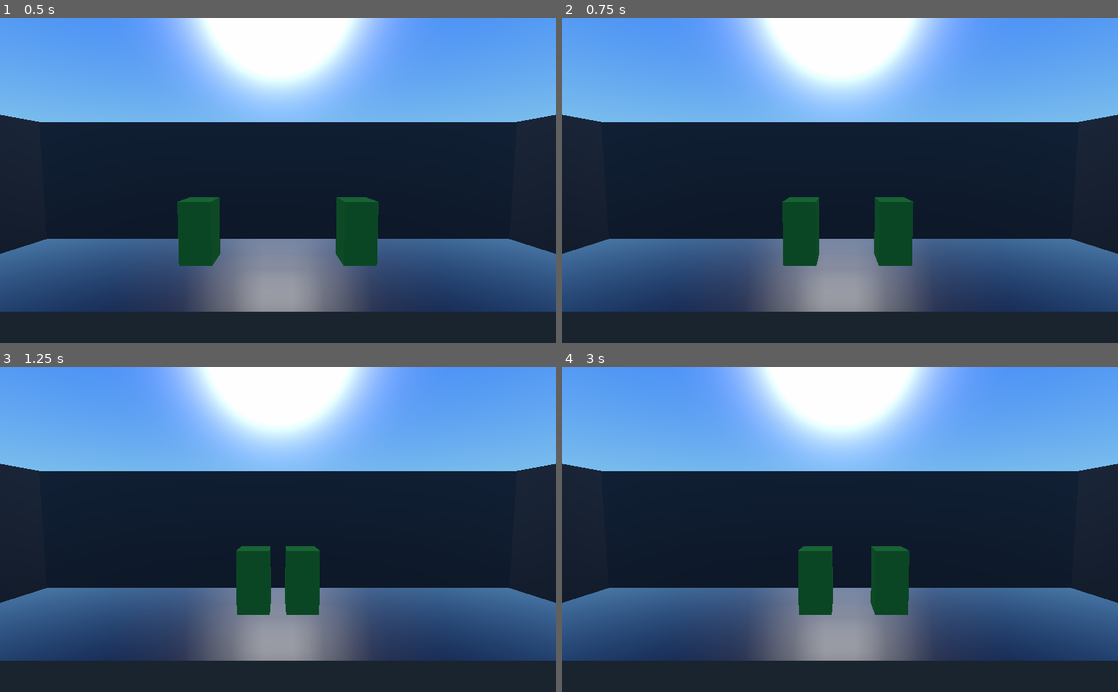
Above: before the commit, frames 1-4 (two rows, left to right).
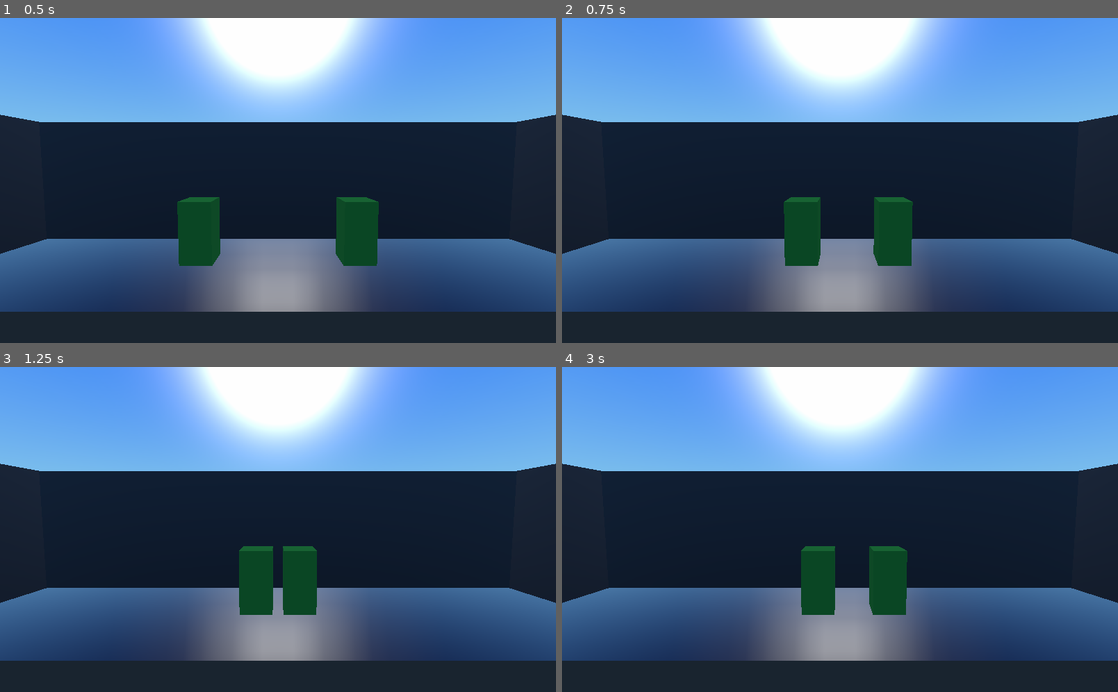
Above: after the commit, the same moments.

Repository: PARGroup/Movement-Test
Game: Godot game, scene res://scenes/Fight.tscn
Two runs of this game, one before a commit and one after it. Both use one fixed random seed, a clock stepped at 60 frames per second and the inputs below.
Inputs:
- Up to frame 1 (0.5 s): no input
- Up to frame 2 (0.75 s): tap Enter at 0.5 s; hold D (player1_move_right) from 0.53 s (still down); tap Left (player2_move_left) at 0.6 s
- Up to frame 3 (1.25 s): keep holding D (player1_move_right); tap Right (player2_move_right) at 0.8 s
- Up to frame 4 (3 s): tap Space at 1.25, 2.75 s; release D (player1_move_right) at 1.28 s; hold A (player1_move_left) 1.28-2.03 s; tap Right (player2_move_right) at 1.35, 2.3, 2.85 s; tap Left (player2_move_left) at 1.55, 2.1 s; tap Enter at 2 s; hold D (player1_move_right) from 2.03 s (still down)

Frame 1 is identical in both runs. In frame 2, 0.2% of the frame differs, in the area x 39-64%, y 55-77%; in frame 3, 0.4%, in the area x 42-58%, y 55-77%; in frame 4, 0.4%.

Commit message:
Cleaned up movement.
- Made state definitions a bit more clear (hopefully).
- Movement now uses acceleration as well (dashing only).

Diff:
--- a/scenes/Player.gd
+++ b/scenes/Player.gd
@@ -10,15 +10,16 @@
 
 onready var particles = $Particles
 
+var IDLING = State.new(Vector3(0, 0, 0), 0, Vector3(0, 0, 0), StateType.IDLING)
+var DASHING = State.new(Vector3(14, 0, 0), 0.25, Vector3(5, 0, 0), StateType.DASHING)
+var KNOCKBACK = State.new(Vector3(5, 0, 0), 0.1, Vector3(5, 0, 0), StateType.KNOCKED_BACK)
+
 var acceleration = Vector3()
 var velocity = Vector3()
-var movementDirection = Vector3()
+var movementScale = 0
 
-var dashProperties = StateProperties.new(3.5, 0.25)
-var defenseProperties = StateProperties.new(1, 0.5)
-var knockbackProperties = StateProperties.new(0.5, 0.1)
+var currentState = self.IDLING
 
-var state = State.IDLING
 var stateTime = 0
 
 var health = 100
@@ -29,22 +30,24 @@
 
 func _physics_process(delta):
 
-	match state:
-		State.IDLING:
+	match currentState.stateType:
+		StateType.IDLING:
 
 			if player1:
 				if Input.is_action_just_pressed("player1_move_right"):
-					set_movement_state(State.DASHING, dashProperties, Vector3(1, 0, 0))
+					set_movement_state(self.DASHING, 1)
 				elif Input.is_action_just_pressed("player1_move_left"):
-					set_movement_state(State.DASHING, dashProperties, Vector3(-1, 0, 0))
+					set_movement_state(self.DASHING, -1)
 			else:
 				if Input.is_action_just_pressed("player2_move_right"):
-					set_movement_state(State.DASHING, dashProperties, Vector3(1, 0, 0))
+					set_movement_state(self.DASHING, 1)
 				elif Input.is_action_just_pressed("player2_move_left"):
-					set_movement_state(State.DASHING, dashProperties, Vector3(-1, 0, 0))
+					set_movement_state(self.DASHING, -1)
 
-		State.DASHING:
+		StateType.DASHING:
+
 			stateTime -= delta
+			velocity += acceleration * delta
 			move_and_slide(velocity, Vector3(0, 1, 0), 0.05, 2)
 
 			if get_slide_count() > 0:
@@ -54,48 +57,53 @@
 				var collision = get_slide_collision(0)
 				var otherPlayer = collision.collider
 
-				match otherPlayer.state:
-					State.IDLING:
-						otherPlayer.hit(self, movementDirection)
+				if otherPlayer.is_class("KinematicBody"):
+					match otherPlayer.currentState.stateType:
+						StateType.IDLING:
+							otherPlayer.hit(self, movementScale)
 
-		State.KNOCKED_BACK:
+		StateType.KNOCKED_BACK:
 			stateTime -= delta
 			move_and_slide(velocity, Vector3(0, 1, 0), 0.05, 2)
 
 
 	if stateTime <= 0:
 		stateTime = 0
-		state = State.IDLING
-		movementDirection = Vector3(0, 0, 0)
+		currentState = self.IDLING
 
 
-func set_movement_state(state, stateProperties, direction):
+func set_movement_state(state, movementScale):
 
-	self.state = state
-	stateTime = stateProperties.time
-	movementDirection = direction
+	currentState = state
+	self.movementScale = movementScale
 
-	velocity = direction * (stateProperties.distance / stateProperties.time)
+	velocity = state.velocity * movementScale
+	acceleration = state.acceleration * movementScale
+	stateTime = state.time
 
 
-func hit(attacker, knockbackDirection):
+func hit(attacker, knockbackScale):
 
 	particles.restart()
 	particles.set_emitting(true)
 
-	set_movement_state(State.KNOCKED_BACK, knockbackProperties, knockbackDirection)
+	set_movement_state(self.KNOCKBACK, knockbackScale)
 
 
-class StateProperties:
+class State:
 
-	var distance
+	var velocity
 	var time
+	var acceleration
+	var stateType
 
-	func _init(distance, time):
-		self.distance = distance
+	func _init(velocity, time, acceleration, stateType):
+		self.velocity = velocity
 		self.time = time
+		self.acceleration = acceleration
+		self.stateType = stateType
 
-enum State {
+enum StateType {
 	IDLING,
 	BLOCKING,
 	DASHING,
